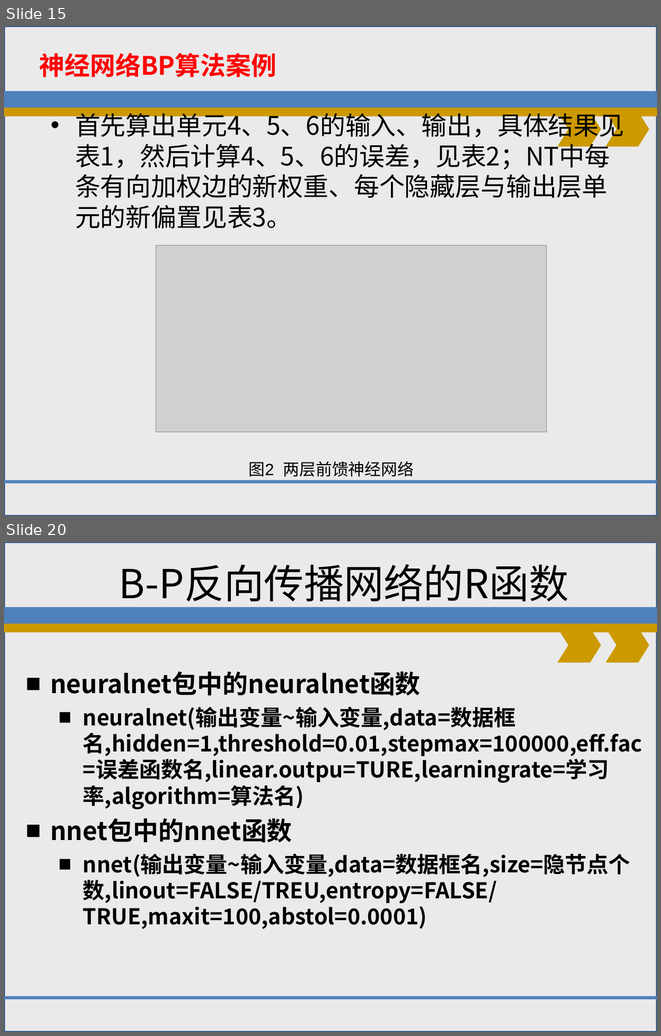
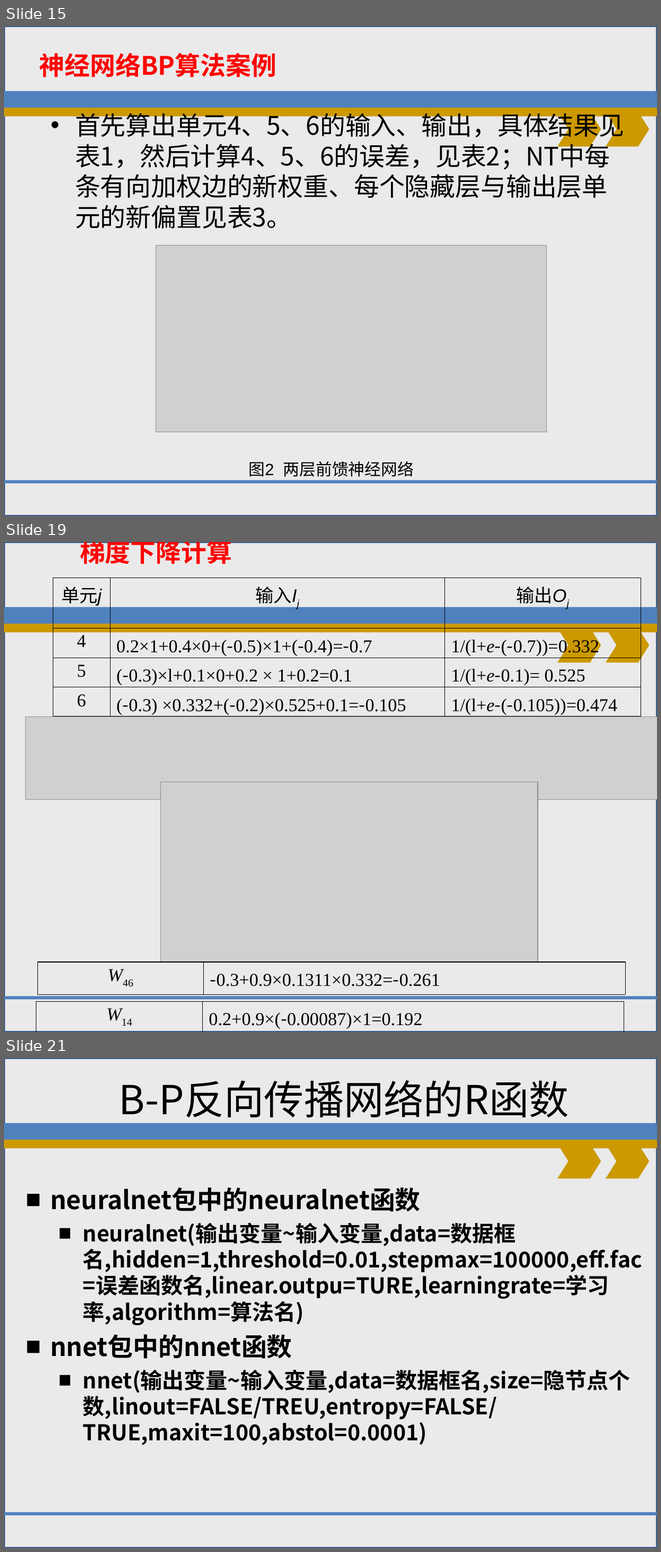
Before and after one commit to shfkuang/shfkuang.github.io, a slide deck: dm2019/dmch63.ppt. Shown one above the other, each under a label of ours: slides 15 and 20 before the commit, slides 15, 19 and 21 after it; the slides between them are not shown. The pictures are 661x1036 and 661x1552 pixels, drawn with LibreOffice and Linux fonts; fonts in the diff are those of the drawing; grey boxes stand for pictures; background and template pictures are left out. Boxes give left, top, right and bottom in pixels: in the first picture for what was removed or moved away, otherwise in the second. Text is boxed around its words. In the diff, an @@ line names an element or a change of style, - is before the commit and + after.

```diff
--- a/dm2019/dmch63.ppt
+++ b/dm2019/dmch63.ppt
@@ slide 19 added at [4, 542, 657, 1032], background #FFFFFF; not listed: 6 template elements that a slide beside it also shows @@
@@ text added at [80, 542, 232, 564], 28 pt, text #FF0000, bold @@
+梯度下降计算
@@ table added at [53, 578, 641, 717], 4 rows, 3 columns @@
+单元j | 输入Ij | 输出Oj
+4 | 0.2×1+0.4×0+(-0.5)×1+(-0.4)=-0.7 | 1/(l+e-(-0.7))=0.332
+5 | (-0.3)×l+0.1×0+0.2 × 1+0.2=0.1 | 1/(l+e-0.1)= 0.525
+6 | (-0.3) ×0.332+(-0.2)×0.525+0.1=-0.105 | 1/(l+e-(-0.105))=0.474
@@ picture added at [26, 716, 657, 799] @@
@@ picture added at [161, 782, 538, 962] @@
@@ table added at [37, 962, 625, 990], 1 rows, 2 columns @@
+W46 | -0.3+0.9×0.1311×0.332=-0.261
@@ table added at [36, 1001, 624, 1031], 1 rows, 2 columns @@
+W14 | 0.2+0.9×(-0.00087)×1=0.192
@@ what was slide 20 is now slide 21 @@
```
Also in this commit, not shown: 12 slides changed, 1 other file.
